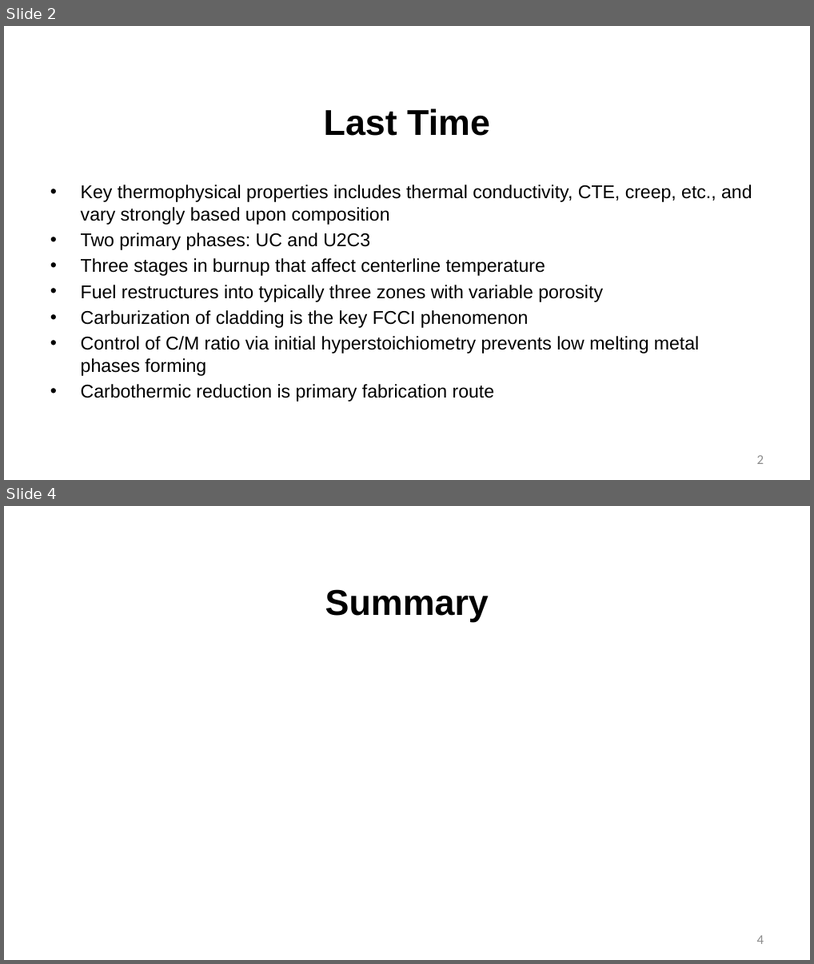
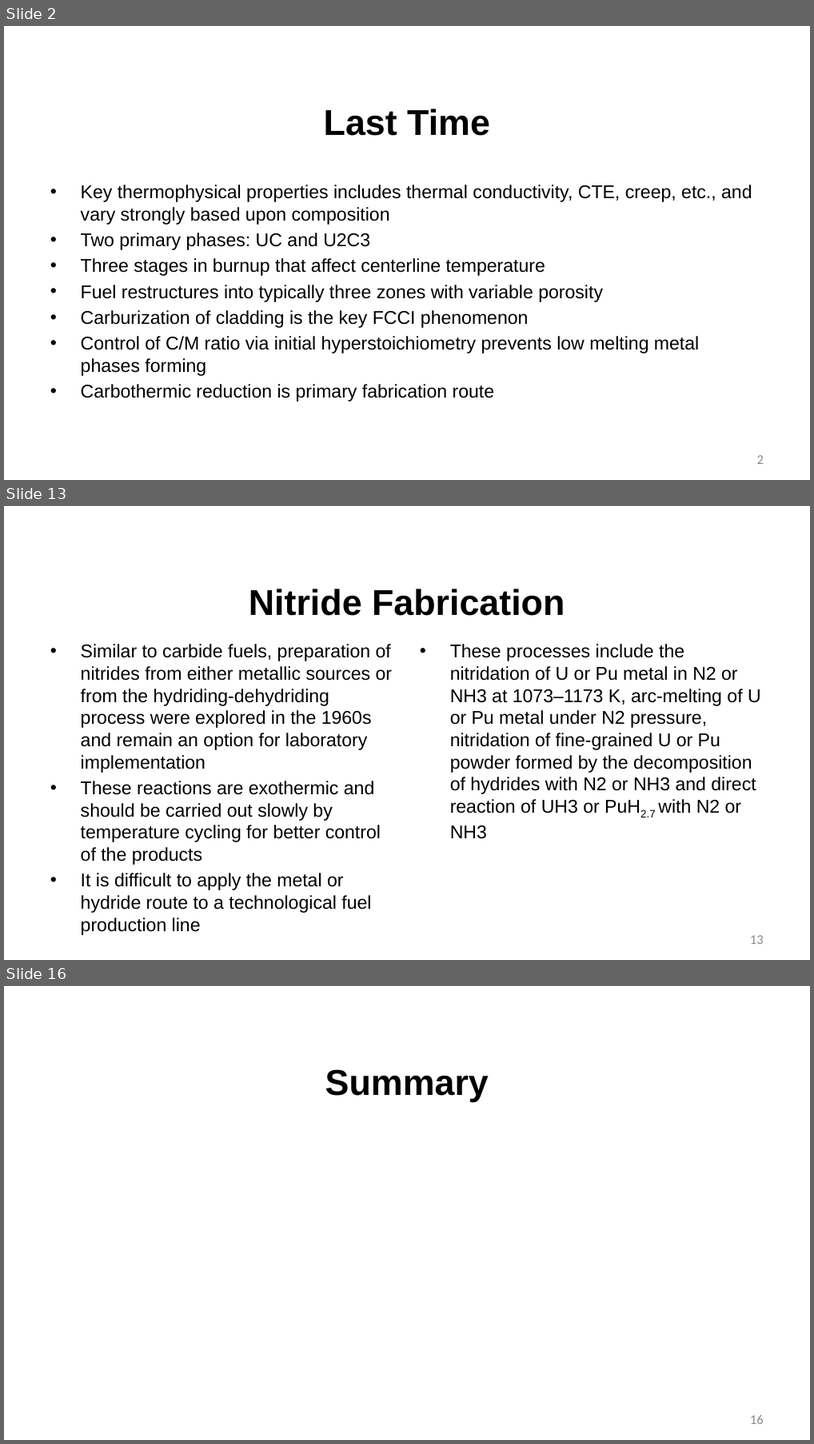
Before and after one commit to benbeeler/TEACHING, a slide deck: Advanced Reactor Materials/Lec16_nitride.pptx. Shown one above the other, each under a label of ours: slides 2 and 4 before the commit, slides 2, 13 and 16 after it; the slides between them are not shown. The pictures are 814x964 and 814x1444 pixels, drawn with LibreOffice and Linux fonts; fonts in the diff are those of the drawing; background and template pictures are left out. Boxes give left, top, right and bottom in pixels: in the first picture for what was removed or moved away, otherwise in the second. Text is boxed around its words. In the diff, an @@ line names an element or a change of style, - is before the commit and + after.

```diff
--- a/Advanced Reactor Materials/Lec16_nitride.pptx
+++ b/Advanced Reactor Materials/Lec16_nitride.pptx
@@ slide 13 added at (4, 506, 810, 960), background #FFFFFF @@
@@ title added at (249, 588, 565, 616), 42.7 pt, text #000000, bold @@
+Nitride Fabrication
@@ text added at (81, 644, 393, 912), 22 pt, text #000000 @@
+• Similar to carbide fuels, preparation of nitrides from either metallic sources or from the hydriding-dehydriding process were explored in the 1960s and remain an option for laboratory implementation
+• These reactions are exothermic and should be carried out slowly by temperature cycling for better control of the products
+• It is difficult to apply the metal or hydride route to a technological fuel production line
@@ text added at (450, 644, 762, 839), 22 pt, text #000000 @@
+• These processes include the nitridation of U or Pu metal in N2 or NH3 at 1073–1173 K, arc-melting of U or Pu metal under N2 pressure, nitridation of fine-grained U or Pu powder formed by the decomposition of hydrides with N2 or NH3 and direct reaction of UH3 or PuH2.7 with N2 or NH3
@@ page number added at (750, 935, 764, 944), 16 pt, text #8C8C8C @@
+13
@@ what was slide 4 is now slide 16 @@
@@ page number at (750, 1415, 764, 1424): text changed @@
-4
+16
```
Also in this commit, not shown: 1 slide changed, 11 other slides added, 10 other files.
